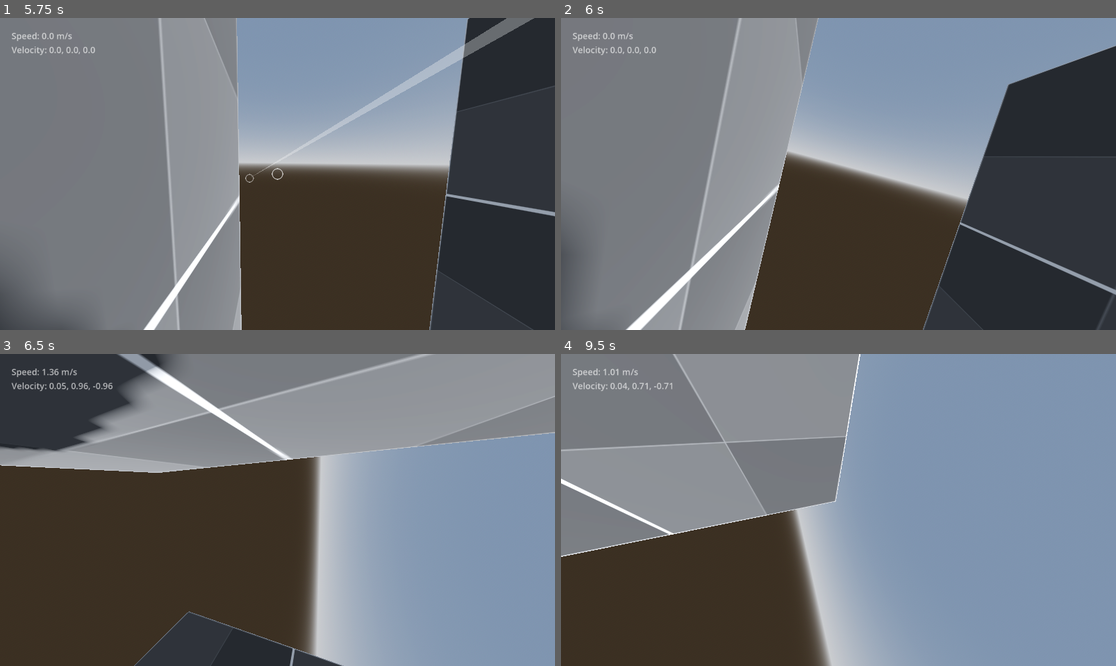
Above: before the commit, frames 1-4 (two rows, left to right).
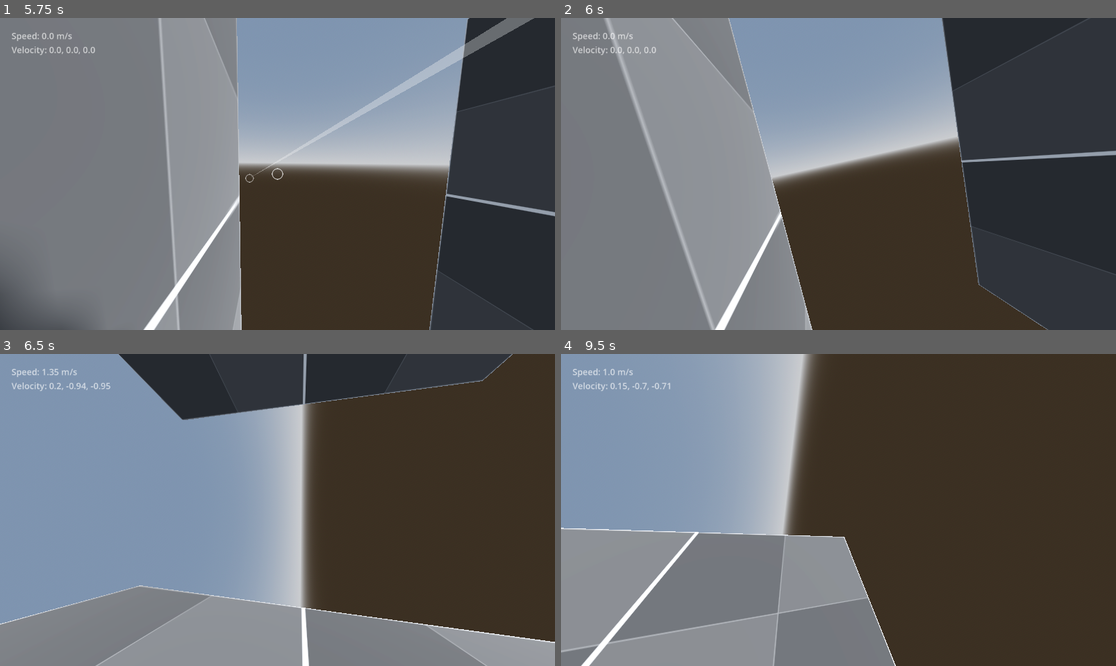
Above: after the commit, the same moments.

Repository: mylestt/enders-game-inspo
Game: Godot game, scene res://scenes/main.tscn
Same seed, same stepped clock (60 frames per second), same inputs: the game is played once before the commit and once after it.
Inputs (mouse positions are in pixels of both pictures, inside the frame that each line leads up to):
- Up to frame 1 (5.75 s): tap Enter at 0.5, 5 s; move the mouse to (305, 174) at 0.52 s; hold W (booster_forward) from 0.53 s (still down); tap F (grab) at 0.6, 4.35 s; tap Space (push) at 1.25, 2.85 s; move the mouse to (249, 174) at 1.27 s; right-click (249, 174) at 1.35 s; move the mouse to (288, 167) at 2.02 s; press the mouse at (288, 167) at 2.03 s; move the mouse to (271, 180) at 2.77 s; release the mouse at (271, 180) at 2.78 s; move the mouse to (316, 177) at 3.52 s; hold Shift (stabilize_rotation) 3.53-4.28 s; move the mouse to (233, 170) at 4.27 s; move the mouse to (283, 174) at 5.02 s; hold Right mouse button (laser_aim) from 5.03 s (still down)
- Up to frame 2 (6 s): move the mouse to (816, 167) at 5.77 s; release W (booster_forward) at 5.78 s; release Right mouse button (laser_aim) at 5.78 s; hold D (roll_right) from 5.78 s (still down); click (816, 167) at 5.85 s
- Up to frame 3 (6.5 s): keep holding D (roll_right)
- Up to frame 4 (9.5 s): move the mouse to (866, 510) at 6.52 s; release D (roll_right) at 6.53 s; hold Space (push) 6.53-7.28 s; hold W (booster_forward) 6.53-8.78 s; move the mouse to (810, 510) at 7.27 s; tap Shift (stabilize_rotation) at 7.35 s; move the mouse to (849, 503) at 8.02 s; tap F (grab) at 8.1 s; move the mouse to (832, 516) at 8.77 s; hold A (roll_left) from 8.78 s (still down); right-click (832, 516) at 8.85 s

Frame 1 is identical in both runs. In frame 2, 25% of the frame differs, in the area x 0-100%, y 0-100%; in frame 3, 97%; in frame 4, 97%.

Commit message:
Update player_movement_controller.gd
Changed roll_torque to -4.0 so that "a" would roll left and "d" would roll right

Diff:
--- a/scripts/player_movement_controller.gd
+++ b/scripts/player_movement_controller.gd
@@ -15,7 +15,7 @@
 
 @export var mouse_sensitivity: float = 0.01
 @export var mouse_rotation_strength: float = 0.15
-@export var roll_torque: float = 4.0
+@export var roll_torque: float = -4.0
 @export var stabilize_strength: float = 2.0
 
 @export var grab_wall_offset: float = 0.75
